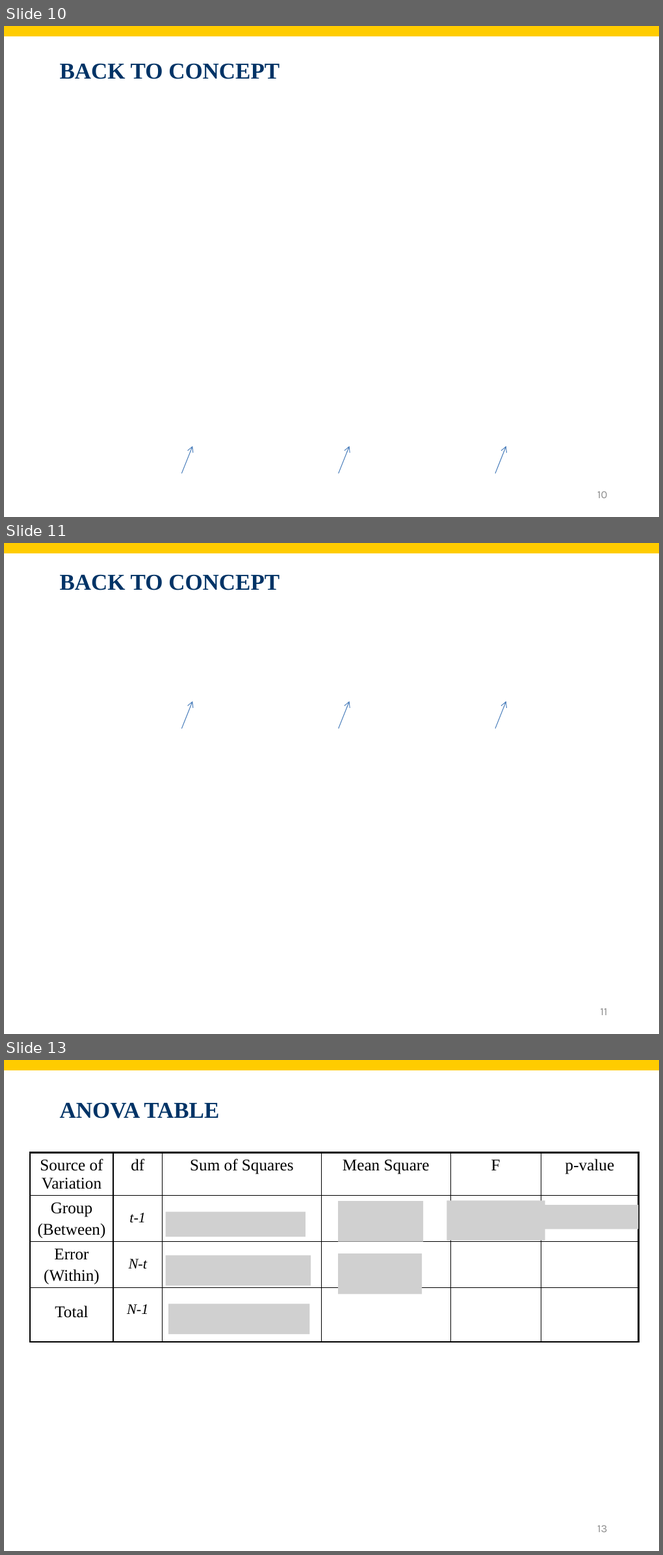
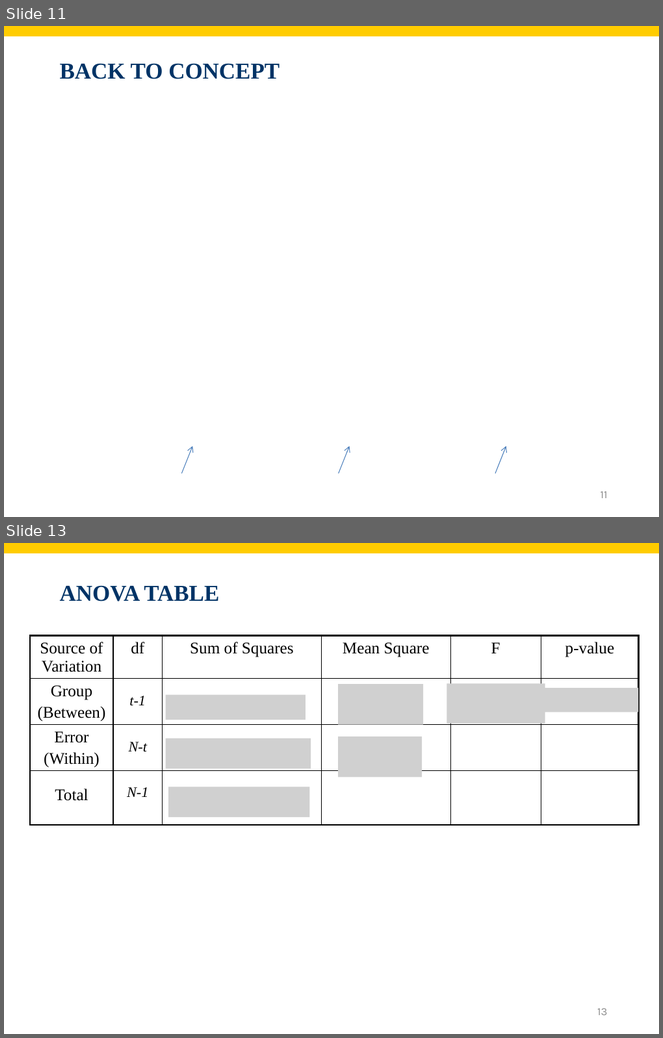
Before and after one commit to shnezam/BUAD1560, a slide deck: slides/pdf/Chapt13.pptx. Shown one above the other, each under a label of ours: slides 10, 11 and 13 before the commit, slides 11 and 13 after it; the slides between them are not shown. The pictures are 663x1555 and 663x1038 pixels, drawn with LibreOffice and Linux fonts; fonts in the diff are those of the drawing; grey boxes stand for pictures; background and template pictures are left out. Boxes give left, top, right and bottom in pixels: in the first picture for what was removed or moved away, otherwise in the second. Text is boxed around its words. In the diff, an @@ line names an element or a change of style, - is before the commit and + after.

```diff
--- a/slides/pdf/Chapt13.pptx
+++ b/slides/pdf/Chapt13.pptx
@@ slide 11 removed at (x1=4, y1=543, x2=659, y2=1034), background #FFFFFF; not listed: 1 template element that a slide beside it also shows @@
@@ title removed at (x1=60, y1=575, x2=280, y2=590) @@
-BACK TO CONCEPT
@@ arrow removed from (181, 728) to (192, 702) @@
@@ arrow removed from (339, 728) to (349, 702) @@
@@ arrow removed from (495, 728) to (506, 702) @@
@@ page number removed at (x1=601, y1=1008, x2=608, y2=1016) @@
-11
@@ what was slide 10 is now slide 11 @@
@@ page number at (x1=601, y1=491, x2=608, y2=499): text changed @@
-10
+11
```
Also in this commit, not shown: 7 slides changed, 7 slides added, 3 other slides removed, 1 other file.
